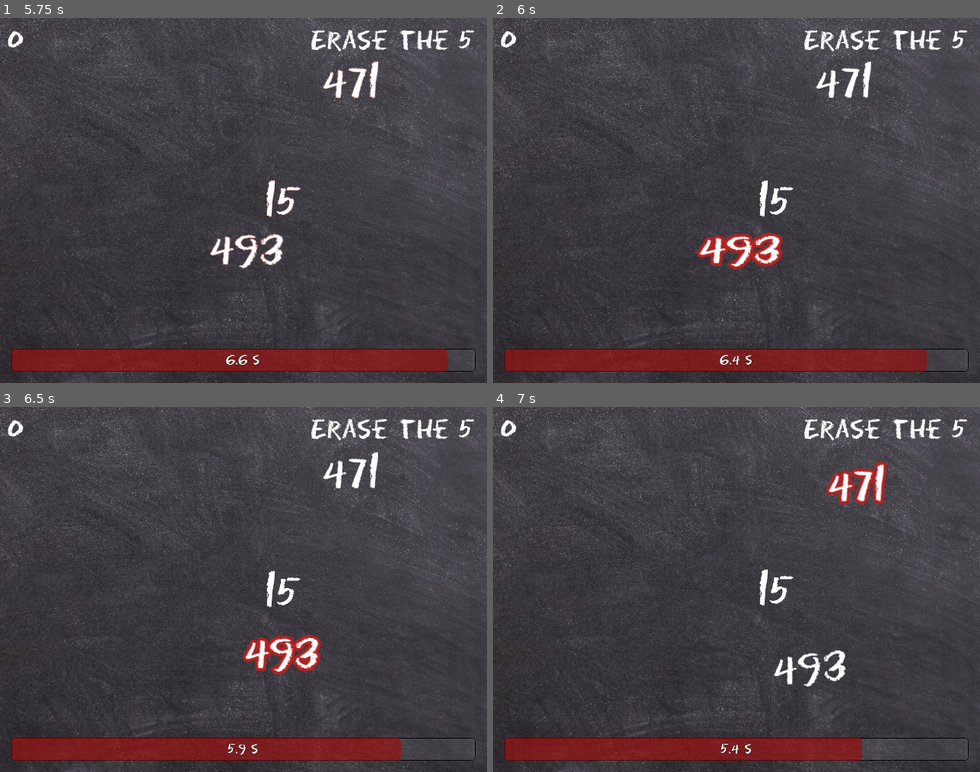
Above: before the commit, frames 1-4 (two rows, left to right).
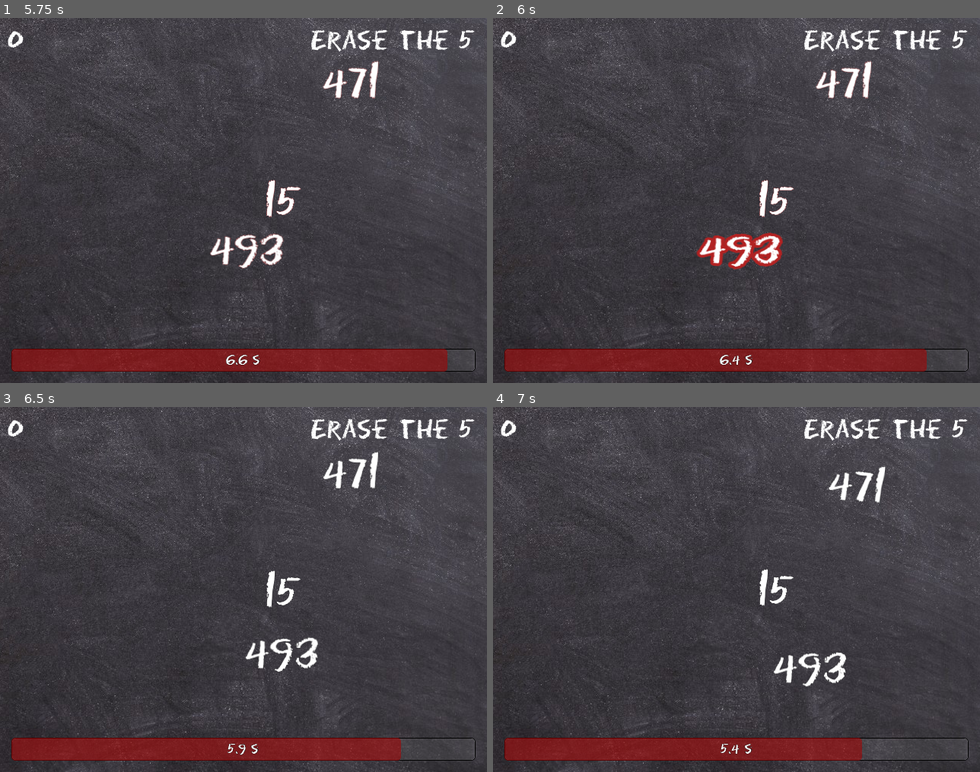
Above: after the commit, the same moments.

Repository: AntDum/UngodlyNumber
Game: Godot game, scene res://scenes/Ui/menu/main_menu.tscn
Same seed, same stepped clock (60 frames per second), same inputs: the game is played once before the commit and once after it.
Inputs (mouse positions are in pixels of both pictures, inside the frame that each line leads up to):
- Up to frame 1 (5.75 s): click "Play" at 0.5 s; click "Play" at 1.25 s; tap Enter at 2 s; move the mouse to (350, 182) at 2.02 s; click (350, 182) at 2.17 s; move the mouse to (146, 218) at 2.77 s; click (146, 218) at 2.92 s; move the mouse to (292, 120) at 3.52 s; click (292, 120) at 3.67 s; move the mouse to (219, 273) at 4.27 s; click (219, 273) at 4.42 s; move the mouse to (389, 255) at 5.02 s; click (389, 255) at 5.17 s
- Up to frame 2 (6 s): move the mouse to (741, 251) at 5.77 s; click (741, 251) at 5.92 s
- Up to frame 3 (6.5 s): no input
- Up to frame 4 (7 s): move the mouse to (843, 472) at 6.52 s; click (843, 472) at 6.67 s

Frame 1 is identical in both runs. In frame 2, 0.2% of the frame differs, in the area x 54-78%, y 11-55%; in frame 3, 0.9%; in frame 4, 1.1%, in the area x 57-81%, y 14-77%.

Commit message:
Selection fix

Diff:
--- a/scripts/number.gd
+++ b/scripts/number.gd
@@ -28,11 +28,9 @@
 var number : GodlyNumber
 
 func _on_tree_entered() -> void:
-	EventBus.selected.connect(_on_selection)
 	EventBus.retry.connect(_on_retry)
 
 func _on_tree_exiting() -> void:
-	EventBus.selected.disconnect(_on_selection)
 	EventBus.retry.disconnect(_on_retry)
 
 
@@ -84,9 +82,9 @@
 	if event is InputEventMouseButton:
 		if event.pressed and not event.double_click:
 			if event.button_index == MOUSE_BUTTON_LEFT:
+				_get_selected()
 				grabbed = true
 				_squich_effect()
-				EventBus.selected.emit(self)
 			if event.button_index == MOUSE_BUTTON_RIGHT:
 				EventBus.kill.emit(self)
 		elif event.double_click:
@@ -95,6 +93,7 @@
 func _input(event: InputEvent) -> void:
 	if event is InputEventMouseButton:
 		if not event.pressed:
+			_get_unselected()
 			grabbed = false
 		else:
 			var evLocal = make_input_local(event)
@@ -108,21 +107,12 @@
 	tween.tween_property(self, "scale:y", 0, 0.15)
 	tween.tween_callback(queue_free)
 
-func _on_selection(number: Number):
-	if number == self:
-		_get_selected()
-	else:
-		_get_unselected()
-
-
 func _get_selected():
-	is_selected = true
 	label_settings.outline_size = 15
 	label_settings.outline_color = Color.FIREBRICK
 	animation_player.speed_scale = 2
 
 func _get_unselected():
-	is_selected = false
 	label_settings.outline_size = 1
 	label_settings.outline_color = Color.BLACK
 	animation_player.speed_scale = 1
--- a/singletons/EventBus.gd
+++ b/singletons/EventBus.gd
@@ -1,6 +1,5 @@
 extends Node
 
-signal selected(number : Number)
 signal split(number: Number)
 signal kill(number: Number)
 
